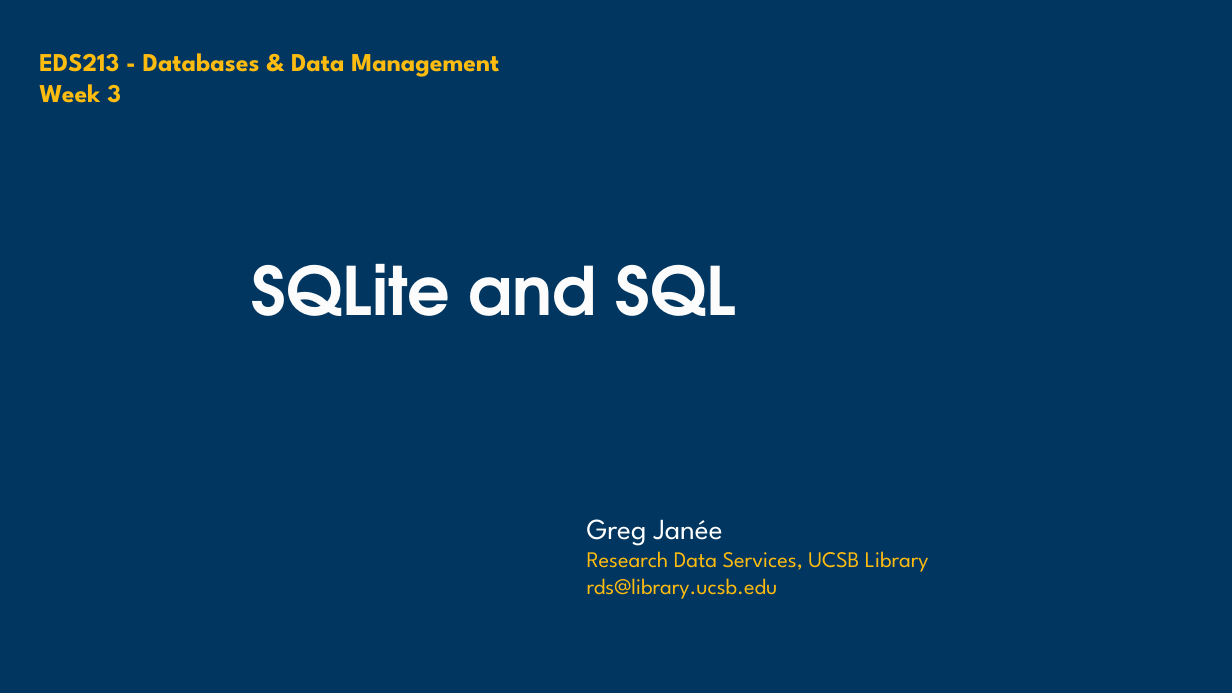
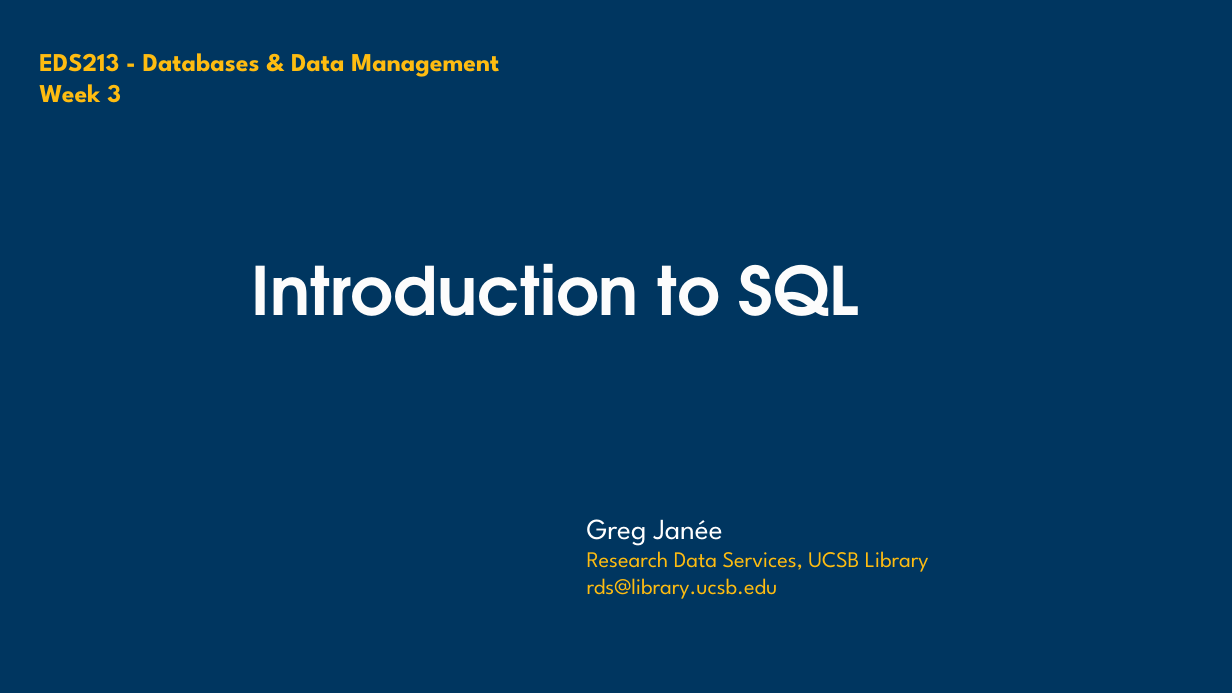
Before and after one commit to UCSB-Library-Research-Data-Services/bren-eds213, a slide deck: slide 2 of modules/week03/slides-03.pptx (slide 1 before the commit). Drawn at 1232x693 pixels with LibreOffice and Linux fonts; fonts in the diff are those of the drawing; background and template pictures are left out. Boxes give left, top, right and bottom in pixels: in the first picture for what was removed or moved away, otherwise in the second. Text is boxed around its words. In the diff, an @@ line names an element or a change of style, - is before the commit and + after.

```diff
--- a/modules/week03/slides-03.pptx
+++ b/modules/week03/slides-03.pptx
@@ title at box(252, 263, 858, 316): text changed @@
-SQLite and SQL
+Introduction to SQL
```
Also in this commit, not shown: 5 other slides changed, 2 slides added, 2 slides removed, 5 other files.
